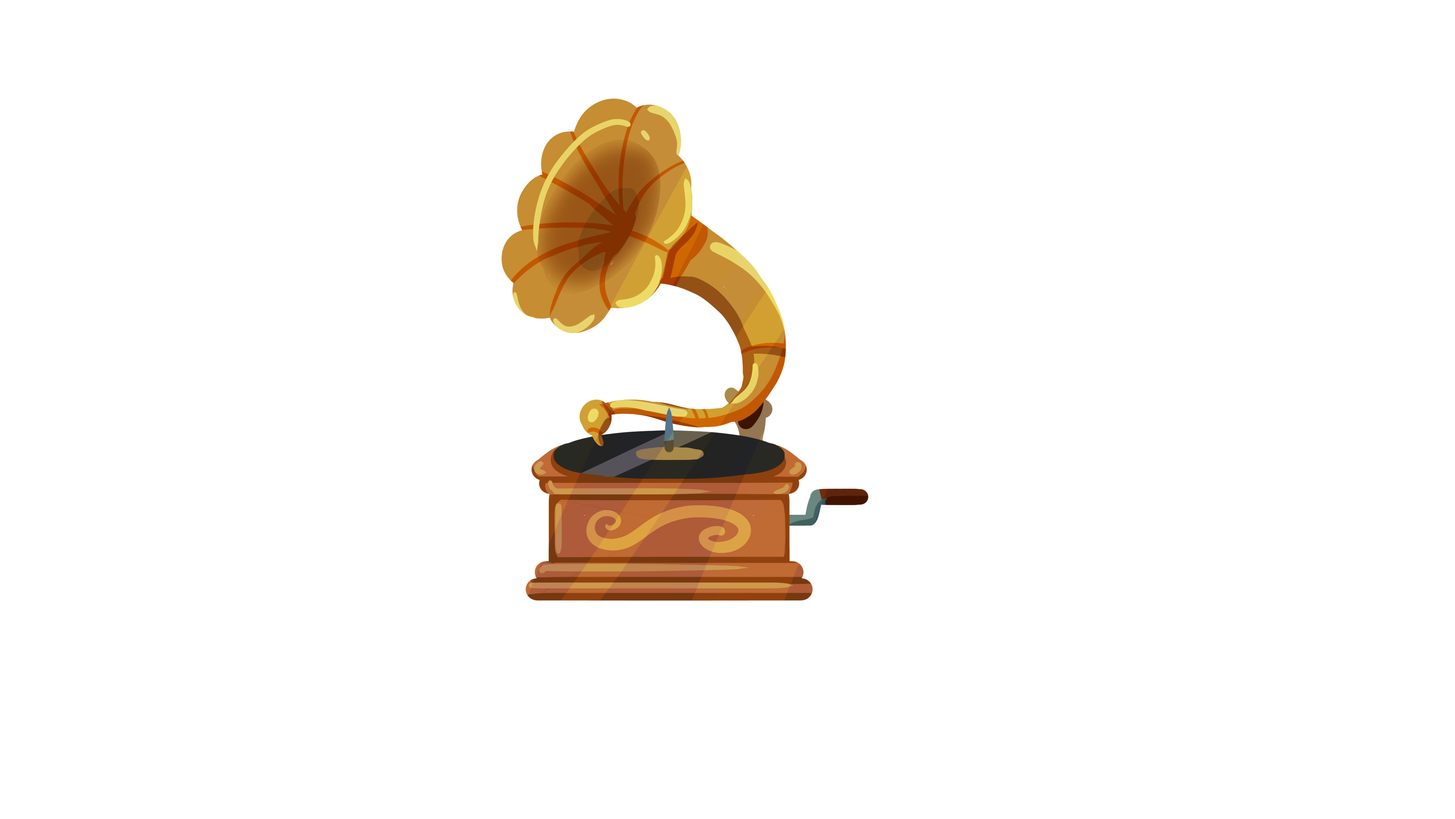
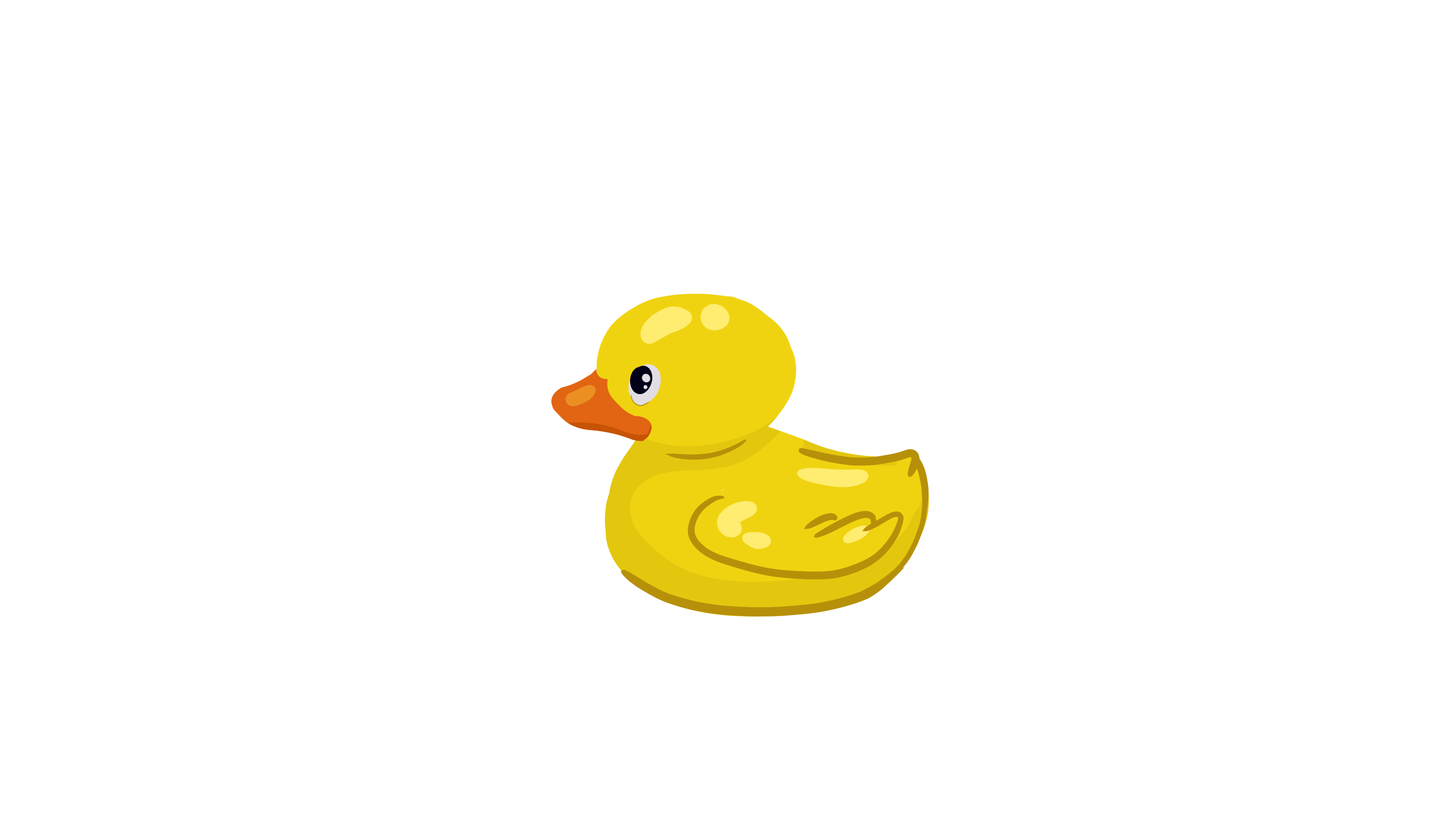
Revision of a layered 1455×819 image; what changed, layer by layer:
added group "References" (24%) with 3 layers above "RubberDucky.png" over [501, 98, 930, 617]
added group "RubberDucky.png" with 5 layers above "Grammophon.png" over [540, 293, 930, 617]
added layer "Layer 87" in group "RubberDucky.png" over [543, 384, 670, 459]
added layer "Layer 84" in group "RubberDucky.png" over [551, 368, 653, 442]
added layer "Layer 85" in group "RubberDucky.png" over [620, 365, 930, 617]
added layer "Layer 86" in group "RubberDucky.png" over [540, 303, 930, 617]
added layer "Layer 83" in group "RubberDucky.png" over [596, 293, 930, 617]
renamed "Grammophon" to "Grammophon.png", hid the group it (21 layers) over [501, 98, 930, 617]
